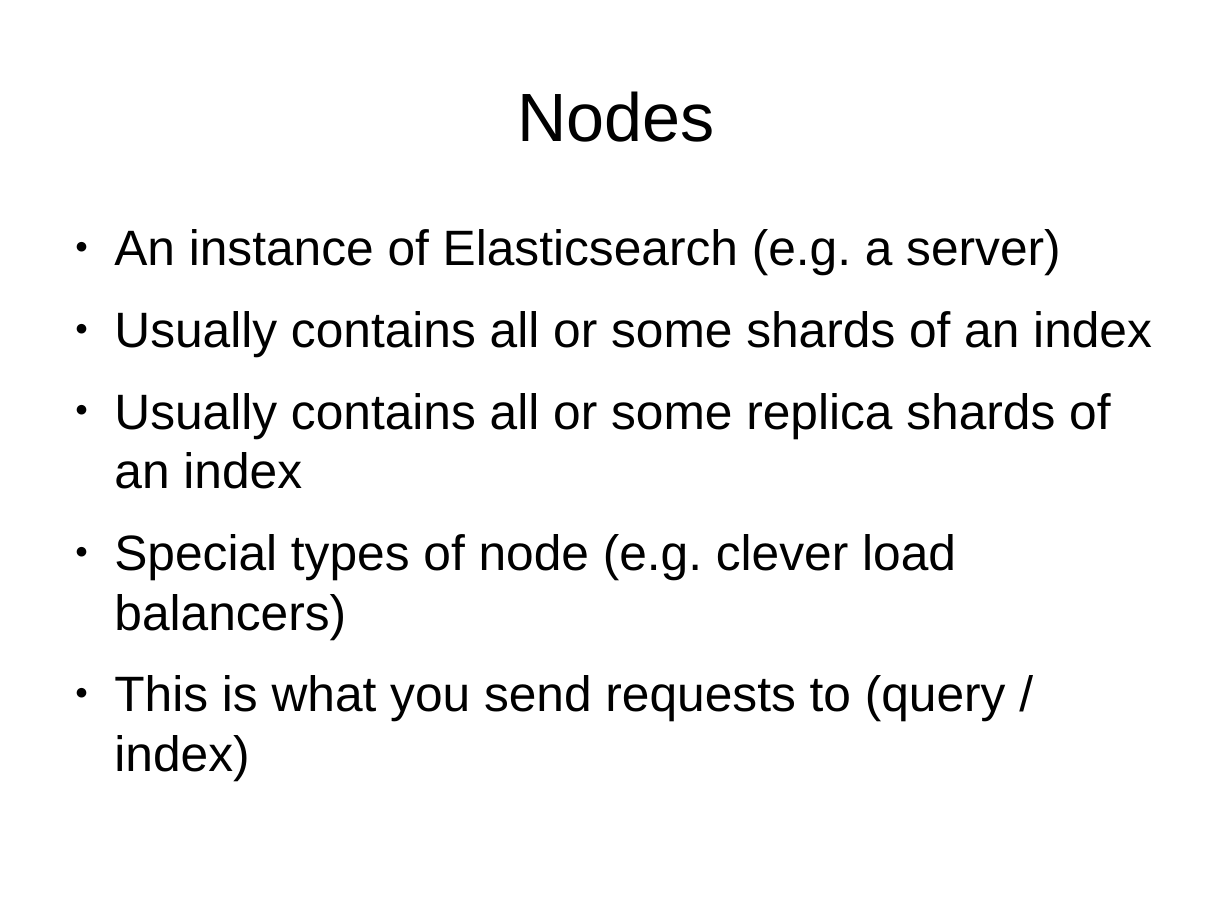
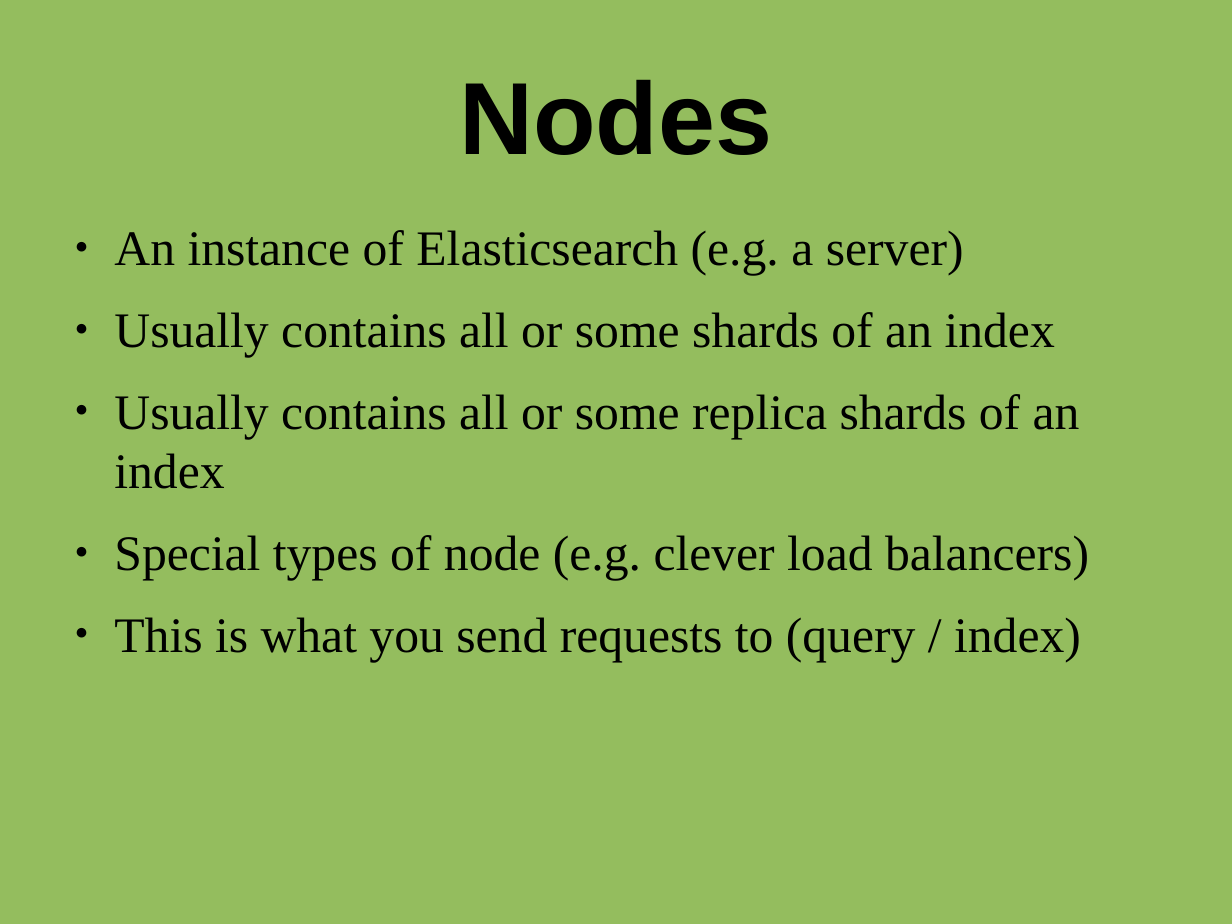
Before and after one commit to james1ewis/ElasticsearchForDBAs, a slide deck: slide 5 of Elasticsearch.odp (slide 6 before the commit). Drawn at 1232x924 pixels with LibreOffice and Linux fonts; fonts in the diff are those of the drawing. Boxes give left, top, right and bottom in pixels: in the first picture for what was removed or moved away, otherwise in the second. Text is boxed around its words. In the diff, an @@ line names an element or a change of style, - is before the commit and + after.

Commit message:
changed colour, added image, changed fonts

```diff
--- a/Elasticsearch.odp
+++ b/Elasticsearch.odp
@@ background #FFFFFF to #94BD5E @@
@@ title "Nodes" at <box>459,79,772,155</box>: size 44 to 66 pt, bold on @@
@@ text "An instance of Elasticsearch (e.g. ..." at <box>114,230,1089,662</box>: font Arial to Times New Roman @@
```
Also in this commit, not shown: 14 other slides changed, 1 slide added, 1 slide removed.
